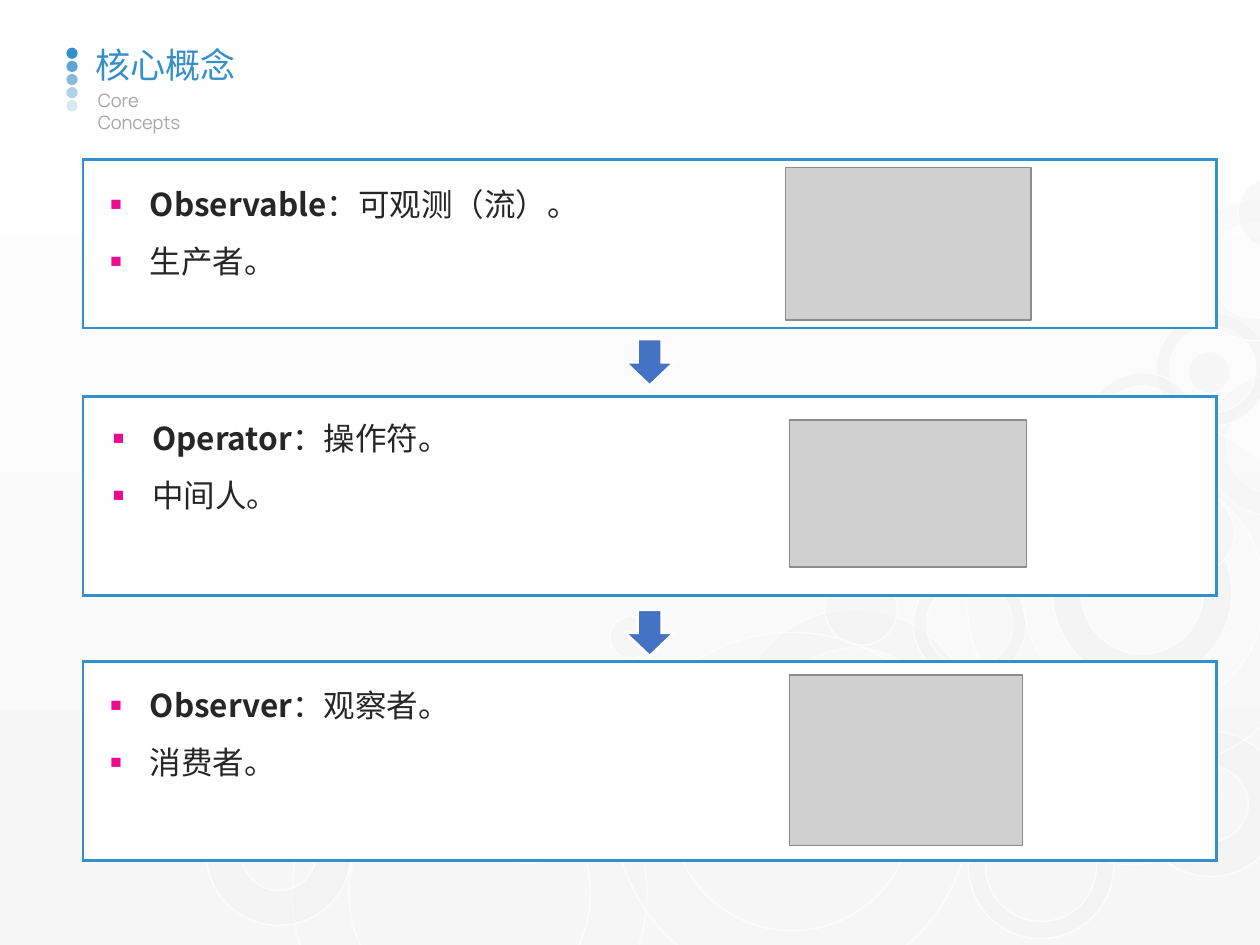
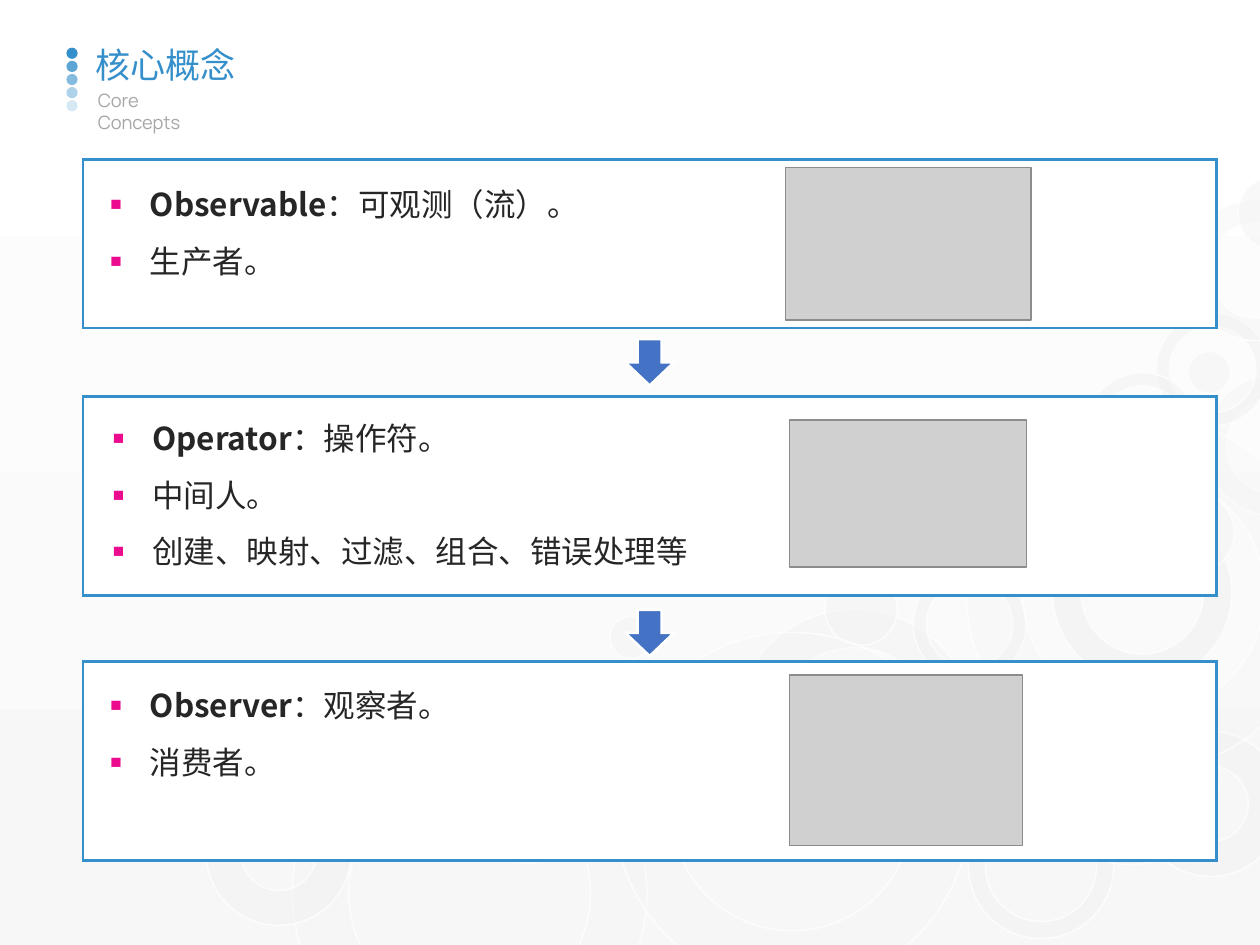
Before and after one commit to watermoonlx/playground-v2, a slide deck: slide 11 of ppt/RxJS & NgRxj.pptx (slide 12 before the commit). Drawn at 1260x945 pixels with LibreOffice and Linux fonts; fonts in the diff are those of the drawing; grey boxes stand for pictures. Boxes give left, top, right and bottom in pixels: in the first picture for what was removed or moved away, otherwise in the second. Text is boxed around its words. In the diff, an @@ line names an element or a change of style, - is before the commit and + after.

```diff
--- a/ppt/RxJS & NgRxj.pptx
+++ b/ppt/RxJS & NgRxj.pptx
@@ text at (x1=152, y1=536, x2=688, y2=566): paragraph added @@
+■ 创建、映射、过滤、组合、错误处理等
```
Also in this commit, not shown: 3 other slides changed, 7 slides added, 22 slides removed, 13 other files.
